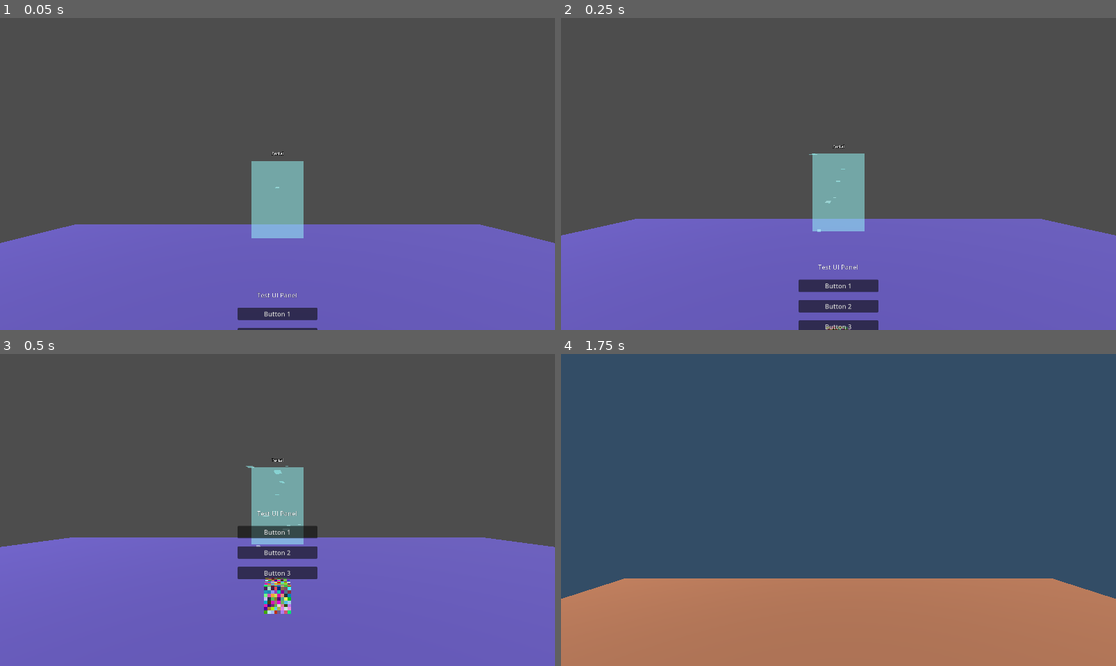
Above: before the commit, frames 1-4 (two rows, left to right).
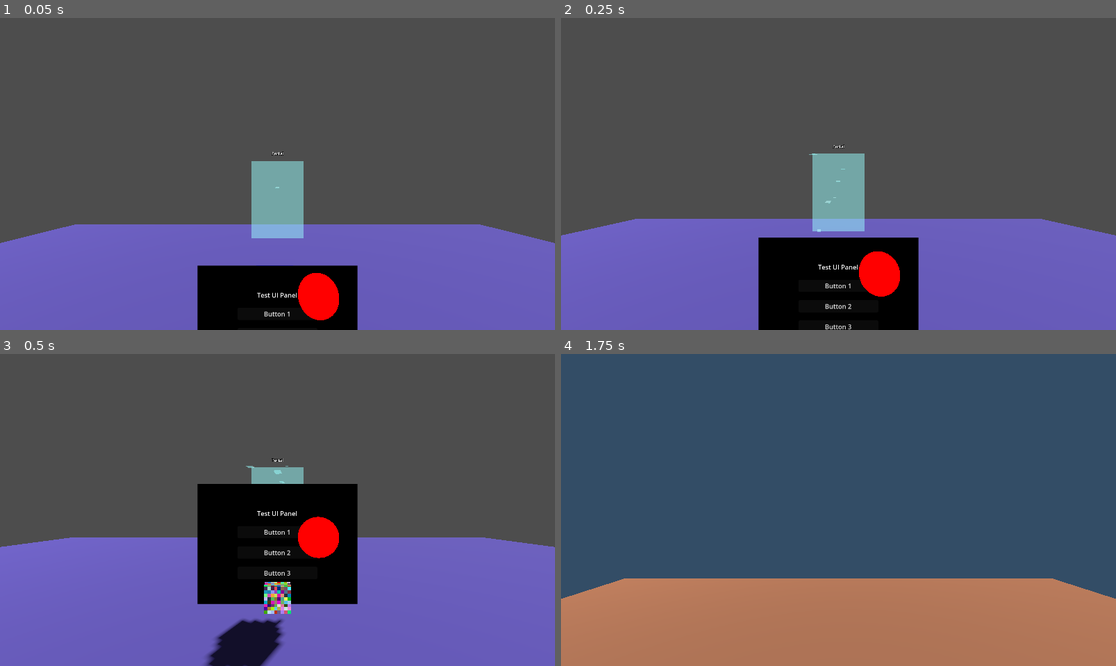
Above: after the commit, the same moments.

Repository: jvastola/GodotPhysicsRig
Game: Godot game, scene res://MainScene.tscn
Two runs of this game, one before a commit and one after it. Both use one fixed random seed, a clock stepped at 60 frames per second and the inputs below.
Inputs (mouse positions are in pixels of both pictures, inside the frame that each line leads up to):
- Up to frame 1 (0.05 s): no input
- Up to frame 2 (0.25 s): no input
- Up to frame 3 (0.5 s): no input
- Up to frame 4 (1.75 s): move the mouse to (866, 510) at 0.52 s; hold Shift (sprint) 0.53-1.28 s; hold W (move_forward) from 0.53 s (still down); click (866, 510) at 0.67 s; tap Space (jump) at 0.77, 1.52 s; move the mouse to (810, 510) at 1.27 s; tap Shift (sprint) at 1.35 s

The runs differ from the first frame. In frame 1, 5.9% of the frame differs, in the area x 35-65%, y 79-100%; in frame 2, 8.5%; in frame 3, 12%, in the area x 35-65%, y 41-100%; in frame 4, nothing differs.

Commit message:
Enhance MainScene with new blue cube and red sphere, update UIPanel with BlackPlanePanel, and improve UIViewport3D script reference and rendering settings

Diff:
--- a/MainScene.tscn
+++ b/MainScene.tscn
@@ -1,10 +1,11 @@
-[gd_scene load_steps=10 format=3 uid="uid://6hnibsqm60w3"]
+[gd_scene load_steps=15 format=3 uid="uid://6hnibsqm60w3"]
 
 [ext_resource type="PackedScene" uid="uid://cpq6v7yqk8y8j" path="res://XRPlayer.tscn" id="1_xrplayer"]
 [ext_resource type="PackedScene" uid="uid://cyi0m4x7nswyk" path="res://Portal.tscn" id="2_portal"]
 [ext_resource type="Script" uid="uid://crqnjrrq5qvuw" path="res://subdivided_cube.gd" id="3_cube"]
 [ext_resource type="Script" uid="uid://ct42jl8bcsjkj" path="res://floor_interactable.gd" id="4_floor_script"]
 [ext_resource type="PackedScene" uid="uid://b2gkx1eim00mw" path="res://UIViewport3D.tscn" id="5_ui_viewport"]
+[ext_resource type="Shader" uid="uid://chjyjc8300le1" path="res://red_sphere_layered.gdshader" id="6_red_shader"]
 
 [sub_resource type="Environment" id="Environment_main"]
 
@@ -17,6 +18,26 @@
 [sub_resource type="BoxMesh" id="BoxMesh_floor"]
 material = SubResource("StandardMaterial3D_floor")
 size = Vector3(20, 1, 20)
+
+[sub_resource type="StandardMaterial3D" id="StandardMaterial3D_blue_cube"]
+albedo_color = Color(0, 0, 1, 1)
+roughness = 0.5
+
+[sub_resource type="BoxMesh" id="BoxMesh_blue_cube"]
+material = SubResource("StandardMaterial3D_blue_cube")
+size = Vector3(0.5, 0.5, 0.5)
+
+[sub_resource type="ShaderMaterial" id="ShaderMaterial_red_sphere"]
+render_priority = 1
+shader = ExtResource("6_red_shader")
+shader_parameter/albedo_color = Color(1, 0, 0, 1)
+
+[sub_resource type="SphereMesh" id="SphereMesh_red_sphere"]
+material = SubResource("ShaderMaterial_red_sphere")
+radius = 0.25
+height = 0.5
+radial_segments = 32
+rings = 16
 
 [node name="MainScene" type="Node3D"]
 
@@ -62,3 +83,12 @@
 
 [node name="UIViewport3D" parent="." instance=ExtResource("5_ui_viewport")]
 transform = Transform3D(1.00696, 0, 0, 0, 1.00696, 0, 0, 0, 1.00696, 0, 1, -2)
+
+[node name="BlueCube" type="MeshInstance3D" parent="."]
+transform = Transform3D(1, 0, 0, 0, 1, 0, 0, 0, 1, -0.0383402, 1, -2.50433)
+mesh = SubResource("BoxMesh_blue_cube")
+
+[node name="RedSphere" type="MeshInstance3D" parent="."]
+transform = Transform3D(1, 0, 0, 0, 1, 0, 0, 0, 1, 0.5, 1, -2.5)
+layers = 3
+mesh = SubResource("SphereMesh_red_sphere")
--- a/UIPanel.tscn
+++ b/UIPanel.tscn
@@ -16,6 +16,29 @@
 grow_horizontal = 2
 grow_vertical = 2
 color = Color(0.2, 0.2, 0.25, 0)
+
+[node name="BlackPlanePanel" type="Panel" parent="."]
+layout_mode = 1
+anchors_preset = 8
+anchor_left = 0.5
+anchor_top = 0.5
+anchor_right = 0.5
+anchor_bottom = 0.5
+offset_left = -200.0
+offset_top = -150.0
+offset_right = 200.0
+offset_bottom = 150.0
+grow_horizontal = 2
+grow_vertical = 2
+
+[node name="BlackPlaneRect" type="ColorRect" parent="BlackPlanePanel"]
+layout_mode = 1
+anchors_preset = 15
+anchor_right = 1.0
+anchor_bottom = 1.0
+grow_horizontal = 2
+grow_vertical = 2
+color = Color(0, 0, 0, 1)
 
 [node name="VBoxContainer" type="VBoxContainer" parent="."]
 layout_mode = 1
--- a/UIViewport3D.tscn
+++ b/UIViewport3D.tscn
@@ -22,7 +22,8 @@
 script = ExtResource("1_ui_script")
 
 [node name="SubViewport" type="SubViewport" parent="."]
-render_target_update_mode = 1
+transparent_bg = true
+render_target_update_mode = 4
 
 [node name="UIPanel" parent="SubViewport" instance=ExtResource("2_ui_panel")]
 
--- /dev/null
+++ b/red_sphere_layered.gdshader
@@ -0,0 +1,13 @@
+shader_type spatial;
+render_mode unshaded;
+
+uniform vec4 albedo_color : source_color = vec4(1.0, 0.0, 0.0, 1.0);
+
+void fragment() {
+	ALBEDO = albedo_color.rgb;
+	ALPHA = albedo_color.a;
+}
+
+void vertex() {
+	// Standard vertex transformation
+}
Not shown: 1 places in UIViewport3D.tscn that only renumber resources
Not shown, added: red_sphere_layered.gdshader.uid
